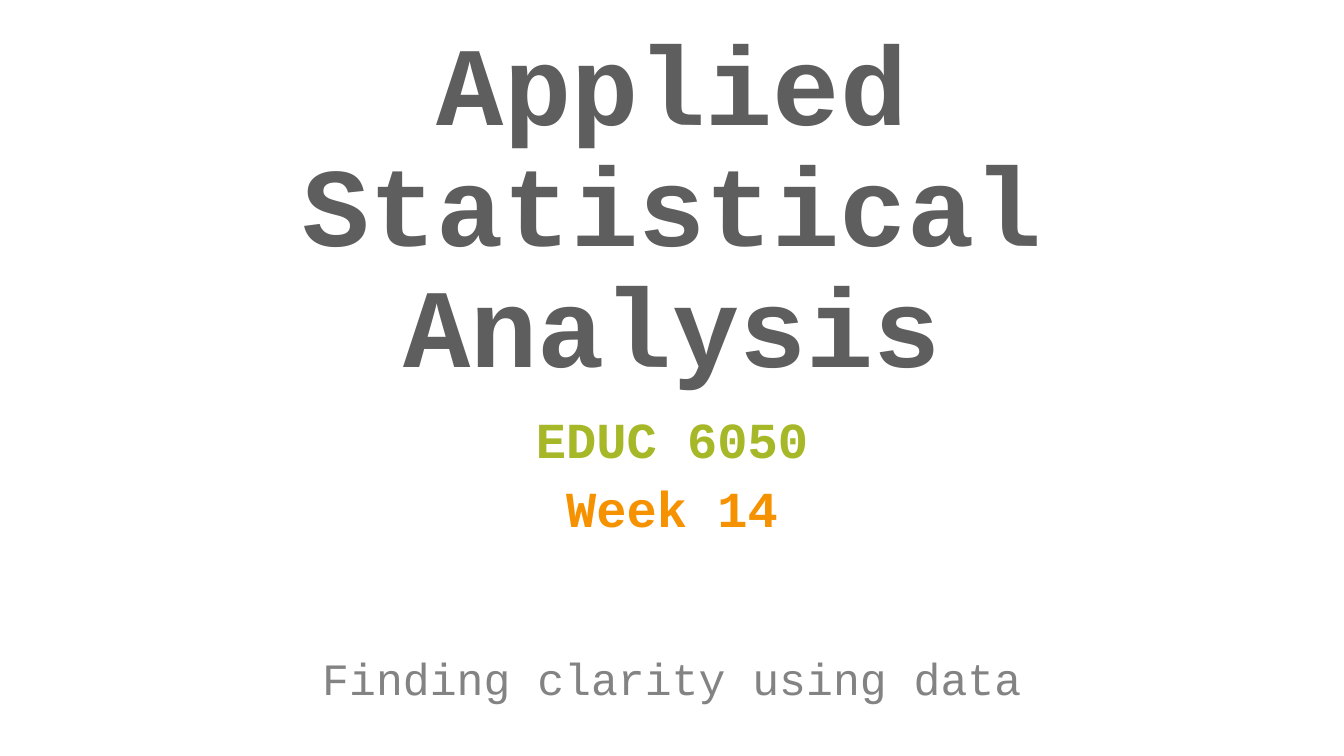
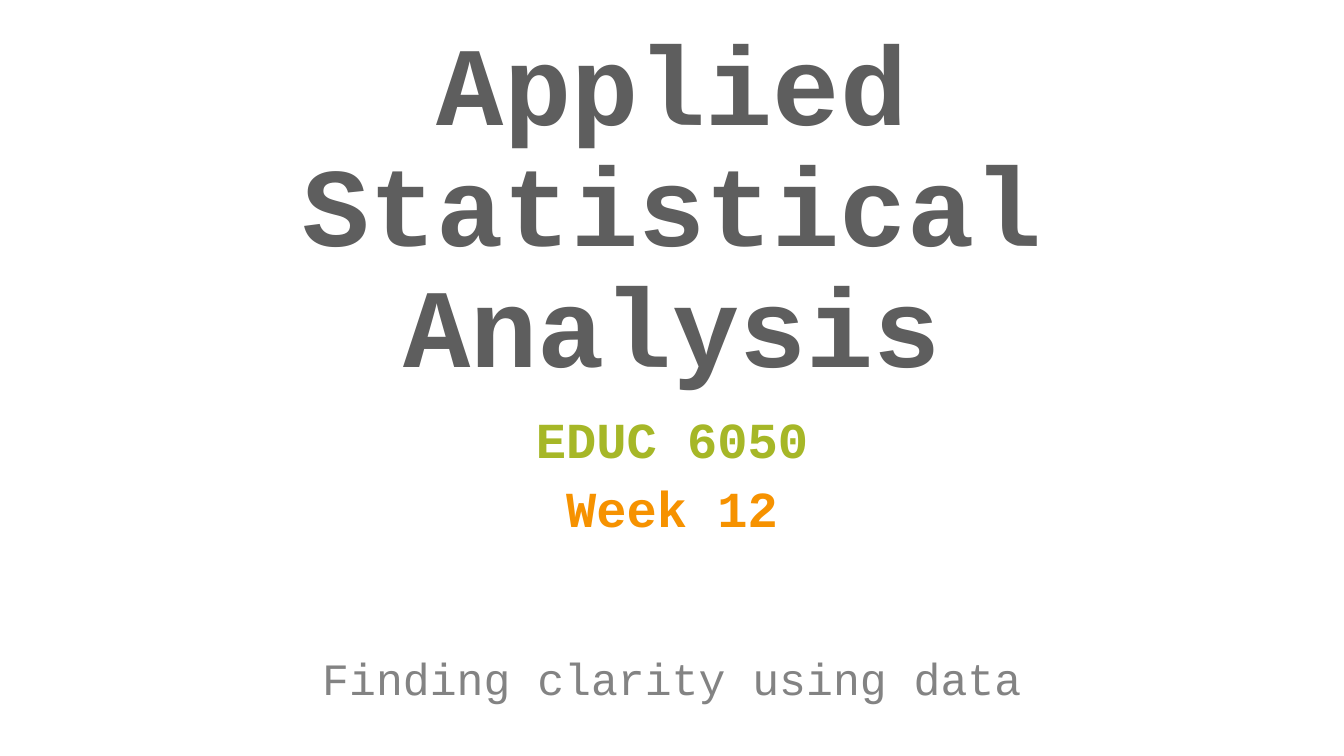
Before and after one commit to TysonStanley/EDU-6050, a slide deck: slide 1 of Slides/12_EDUC_6050_2018.pptx. Drawn at 1344x756 pixels with LibreOffice and Linux fonts; fonts in the diff are those of the drawing. Boxes give left, top, right and bottom in pixels: in the first picture for what was removed or moved away, otherwise in the second. Text is boxed around its words. In the diff, an @@ line names an element or a change of style, - is before the commit and + after.

Commit message:
updated slides

```diff
--- a/Slides/12_EDUC_6050_2018.pptx
+++ b/Slides/12_EDUC_6050_2018.pptx
@@ subtitle at (566,490,777,528): text changed @@
-Week 14
+Week 12
```
Also in this commit, not shown: 49 slides added, 8 slides removed, 6 other files.
